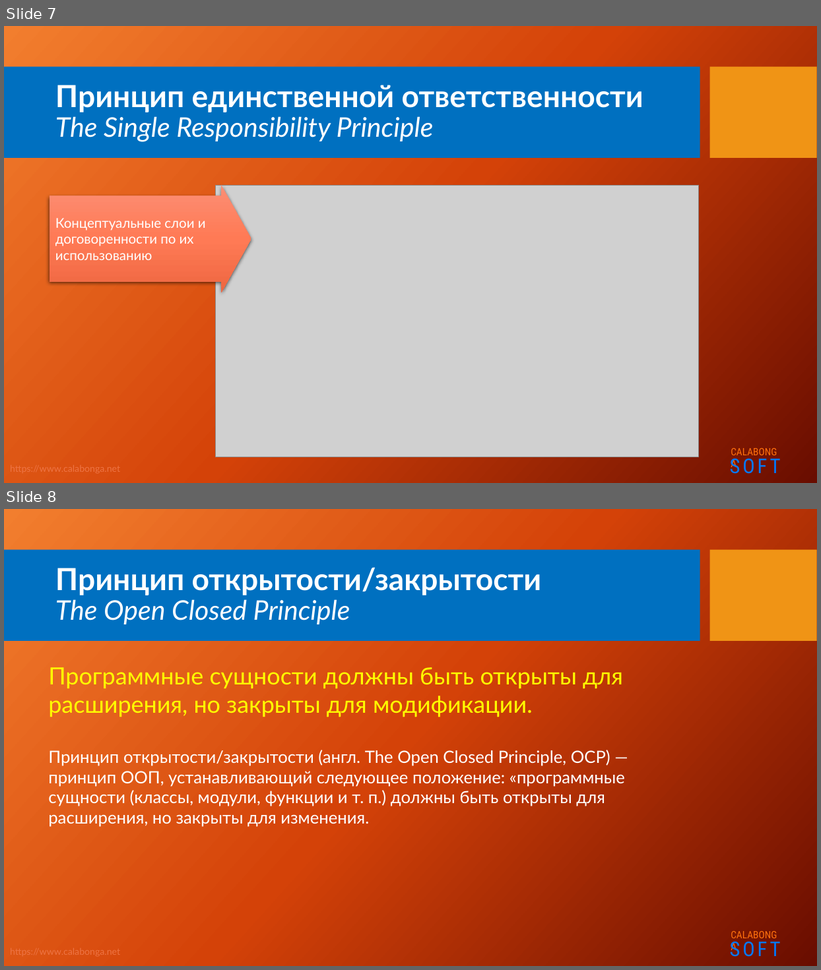
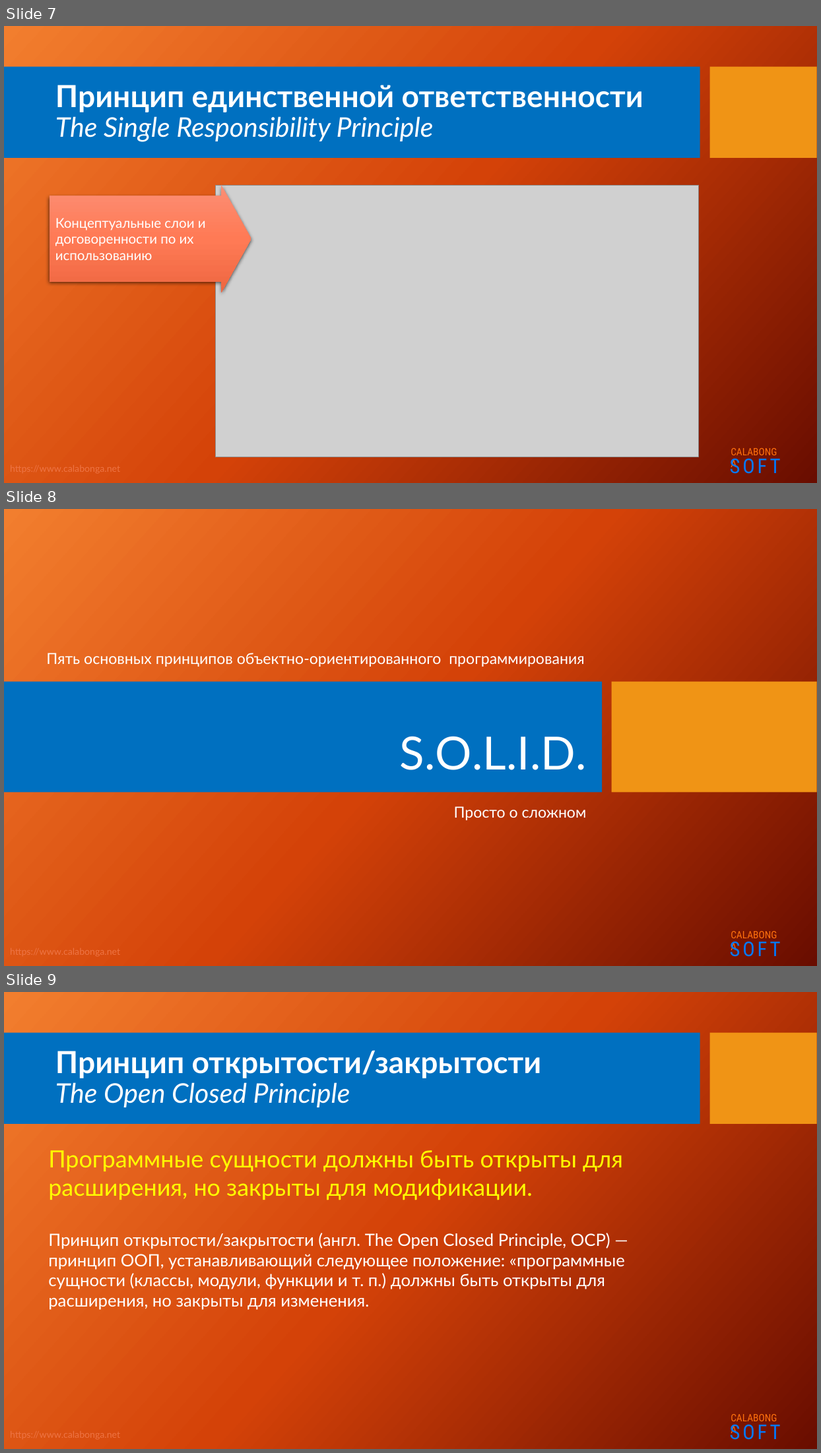
Before and after one commit to Calabonga/SOLID, a slide deck: Powerpoint/SOLID_S.pptx. Shown one above the other, each under a label of ours: slides 7 and 8 before the commit, slides 7, 8 and 9 after it. The pictures are 821x970 and 821x1453 pixels, drawn with LibreOffice and Linux fonts; fonts in the diff are those of the drawing; grey boxes stand for pictures; background and template pictures are left out. Boxes give left, top, right and bottom in pixels: in the first picture for what was removed or moved away, otherwise in the second. Text is boxed around its words. In the diff, an @@ line names an element or a change of style, - is before the commit and + after.

```diff
--- a/Powerpoint/SOLID_S.pptx
+++ b/Powerpoint/SOLID_S.pptx
@@ slide 8 added at box(4, 509, 817, 966), background picture (left out); not listed: 3 template elements that a slide beside it also shows @@
@@ text added at box(46, 653, 584, 667), 18 pt, text #FFFFFF @@
+Пять основных принципов объектно-ориентированного программирования
@@ rectangle added at box(4, 682, 603, 793), fill #0070C0 @@
@@ rectangle added at box(612, 682, 817, 793), fill #F09415 @@
@@ title added at box(400, 736, 587, 770), 54 pt, text #FFFFFF @@
+S.O.L.I.D.
@@ subtitle added at box(454, 807, 587, 821), 18 pt, text #FFFFFF @@
+Просто о сложном
@@ what was slide 8 is now slide 9 @@
```
Also in this commit, not shown: 3 other slides added, 12 other files.
